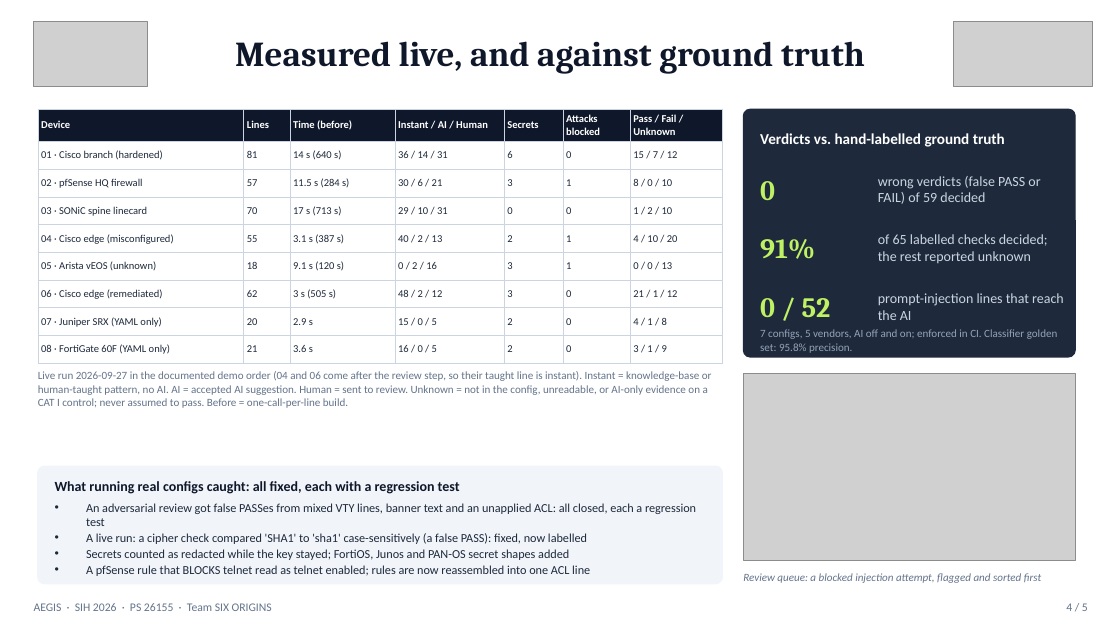
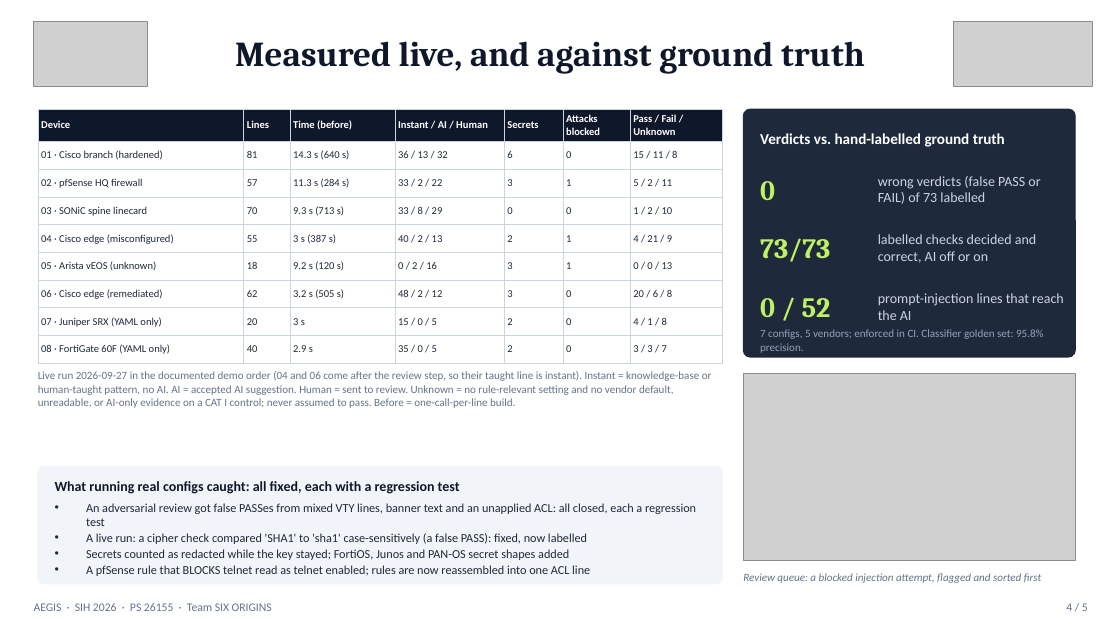
Before and after one commit to TheUsefulNerd/aegis, a slide deck: slide 4 of docs/AEGIS-Technical-Presentation.pptx. Drawn at 1120x630 pixels with LibreOffice and Linux fonts; fonts in the diff are those of the drawing; grey boxes stand for pictures. Boxes give left, top, right and bottom in pixels: in the first picture for what was removed or moved away, otherwise in the second. Text is boxed around its words. In the diff, an @@ line names an element or a change of style, - is before the commit and + after.

```diff
--- a/docs/AEGIS-Technical-Presentation.pptx
+++ b/docs/AEGIS-Technical-Presentation.pptx
@@ table at (38, 109, 723, 358) @@
-row 2: 01 · Cisco branch (hardened) | 81 | 14 s (640 s) | 36 / 14 / 31 | 6 | 0 | 15 / 7 / 12
+row 2: 01 · Cisco branch (hardened) | 81 | 14.3 s (640 s) | 36 / 13 / 32 | 6 | 0 | 15 / 11 / 8
-row 3: 02 · pfSense HQ firewall | 57 | 11.5 s (284 s) | 30 / 6 / 21 | 3 | 1 | 8 / 0 / 10
+row 3: 02 · pfSense HQ firewall | 57 | 11.3 s (284 s) | 33 / 2 / 22 | 3 | 1 | 5 / 2 / 11
-row 4, column 3: 17 s (713 s)
+row 4, column 3: 9.3 s (713 s)
-row 4, column 4: 29 / 10 / 31
+row 4, column 4: 33 / 8 / 29
-row 5, column 3: 3.1 s (387 s)
+row 5, column 3: 3 s (387 s)
-row 5, column 7: 4 / 10 / 20
+row 5, column 7: 4 / 21 / 9
-row 6, column 3: 9.1 s (120 s)
+row 6, column 3: 9.2 s (120 s)
-row 7, column 3: 3 s (505 s)
+row 7, column 3: 3.2 s (505 s)
-row 7, column 7: 21 / 1 / 12
+row 7, column 7: 20 / 6 / 8
-row 8, column 3: 2.9 s
+row 8, column 3: 3 s
-row 9: 08 · FortiGate 60F (YAML only) | 21 | 3.6 s | 16 / 0 / 5 | 2 | 0 | 3 / 1 / 9
+row 9: 08 · FortiGate 60F (YAML only) | 40 | 2.9 s | 35 / 0 / 5 | 2 | 0 | 3 / 3 / 7
@@ text at (878, 176, 1040, 204): text changed @@
-wrong verdicts (false PASS or FAIL) of 59 decided
+wrong verdicts (false PASS or FAIL) of 73 labelled
@@ text at (760, 238, 830, 262): text changed @@
-91%
+73/73
@@ text at (878, 234, 1036, 263): text changed @@
-of 65 labelled checks decided; the rest reported unknown
+labelled checks decided and correct, AI off or on
@@ text at (760, 329, 1043, 353): text changed @@
-7 configs, 5 vendors, AI off and on; enforced in CI. Classifier golden set: 95.8% precision.
+7 configs, 5 vendors; enforced in CI. Classifier golden set: 95.8% precision.
@@ text at (38, 371, 712, 408): text changed @@
-Live run 2026-09-27 in the documented demo order (04 and 06 come after the review step, so their taught line is instant). Instant = knowledge-base or human-taught pattern, no AI. AI = accepted AI suggestion. Human = sent to review. Unknown = not in the config, unreadable, or AI-only evidence on a CAT I control; never assumed to pass. Before = one-call-per-line build.
+Live run 2026-09-27 in the documented demo order (04 and 06 come after the review step, so their taught line is instant). Instant = knowledge-base or human-taught pattern, no AI. AI = accepted AI suggestion. Human = sent to review. Unknown = no rule-relevant setting and no vendor default, unreadable, or AI-only evidence on a CAT I control; never assumed to pass. Before = one-call-per-line build.
```
Also in this commit, not shown: 2 other slides changed, 8 other files.
